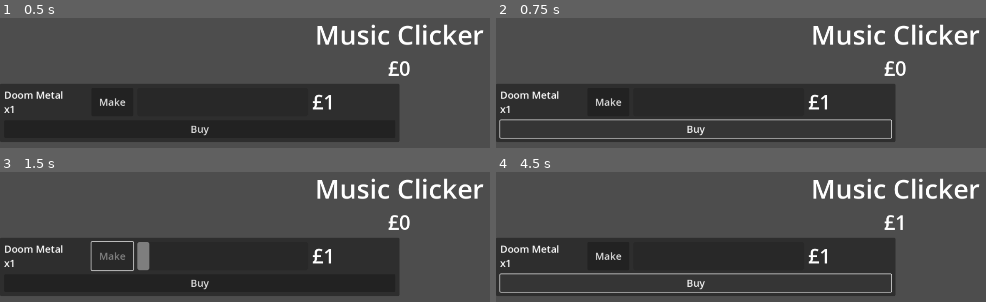
Above: before the commit, frames 1-4 (two rows, left to right).
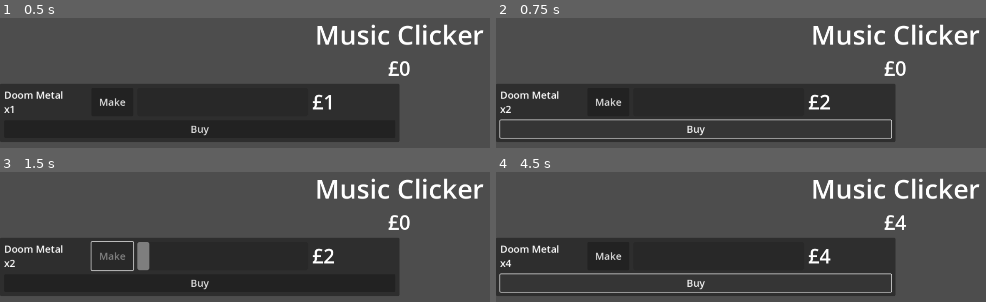
Above: after the commit, the same moments.

Repository: phrasmotica/music-clicker
Game: Godot game, scene res://game.tscn
Two runs of this game, one before a commit and one after it. Both use one fixed random seed, a clock stepped at 60 frames per second and the inputs below.
Inputs:
- Up to frame 1 (0.5 s): no input
- Up to frame 2 (0.75 s): click "Buy" at 0.5 s
- Up to frame 3 (1.5 s): click "Make" at 1.25 s
- Up to frame 4 (4.5 s): click "Buy" at 2 s; click "Buy" at 2.75 s

Frame 1 is identical in both runs. In frame 2, 0.2% of the frame differs, in the area x 2-69%, y 58-74%; in frame 3, 0.2%; in frame 4, 0.4%, in the area x 1-84%, y 33-74%.

Commit message:
Increase product amount and reward when buying a product

Diff:
--- a/game.tscn
+++ b/game.tscn
@@ -36,7 +36,6 @@
 [node name="Product0" parent="VBoxContainer/GridContainer" instance=ExtResource("1_wf504")]
 layout_mode = 2
 size_flags_horizontal = 3
-is_automated = false
 
 [connection signal="score_changed" from="ScoreManager" to="UIManager" method="_on_score_manager_score_changed"]
 [connection signal="made_product" from="VBoxContainer/GridContainer/Product0" to="ScoreManager" method="_on_product_0_made_product"]
--- a/scenes/product.tscn
+++ b/scenes/product.tscn
@@ -33,6 +33,7 @@
 text = "Doom Metal"
 
 [node name="AmountLabel" type="Label" parent="MarginContainer/VBoxContainer/HBoxContainer/VBoxContainer"]
+unique_name_in_owner = true
 custom_minimum_size = Vector2(200, 0)
 layout_mode = 2
 theme_override_font_sizes/font_size = 24
@@ -55,6 +56,7 @@
 show_percentage = false
 
 [node name="RewardLabel" type="Label" parent="MarginContainer/VBoxContainer/HBoxContainer"]
+unique_name_in_owner = true
 custom_minimum_size = Vector2(200, 0)
 layout_mode = 2
 theme_override_font_sizes/font_size = 48
--- a/scripts/product.gd
+++ b/scripts/product.gd
@@ -2,10 +2,16 @@
 class_name Product extends PanelContainer
 
 @export_range(1.0, 10.0)
-var base_time_seconds := 3.0
+var base_time_seconds: float = 3.0
+
+@export_range(1, 100)
+var base_reward: int = 1
 
 @export
 var is_automated := false
+
+@onready
+var amount_label: Label = %AmountLabel
 
 @onready
 var make_button: Button = %MakeButton
@@ -13,8 +19,22 @@
 @onready
 var progress_bar: ProgressBar = %ProgressBar
 
+@onready
+var reward_label: Label = %RewardLabel
+
+var _amount: int = 1:
+	set(value):
+		_amount = value
+
+		if amount_label:
+			amount_label.text = "x" + str(_amount)
+
+		if reward_label:
+			reward_label.text = "£" + str(_amount * base_reward)
+
 var _is_making := false
 
+signal bought_product(amount: int)
 signal made_product(reward: int)
 
 func _ready():
@@ -30,7 +50,12 @@
 			_is_making = false
 			make_button.disabled = false
 
-			made_product.emit(1)
+			made_product.emit(_amount * base_reward)
+
+func buy() -> void:
+	_amount += 1
+
+	bought_product.emit(_amount)
 
 func make() -> void:
 	reset_progress()
@@ -40,7 +65,9 @@
 	progress_bar.value = 0
 
 func _on_buy_button_pressed() -> void:
-	print("Bought a product!")
+	print("Buying a product...")
+
+	buy()
 
 func _on_make_button_pressed() -> void:
 	print("Making a product...")
